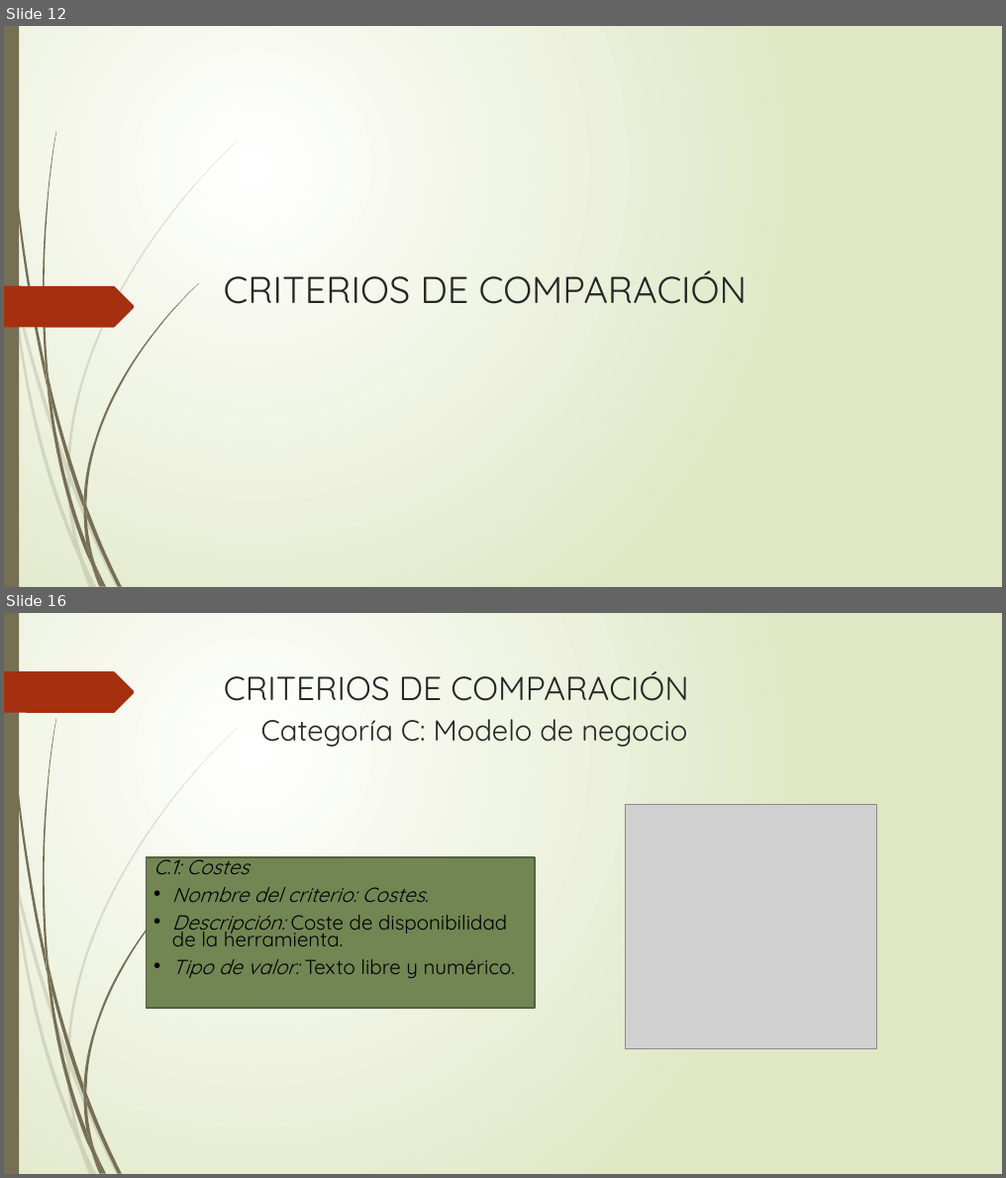
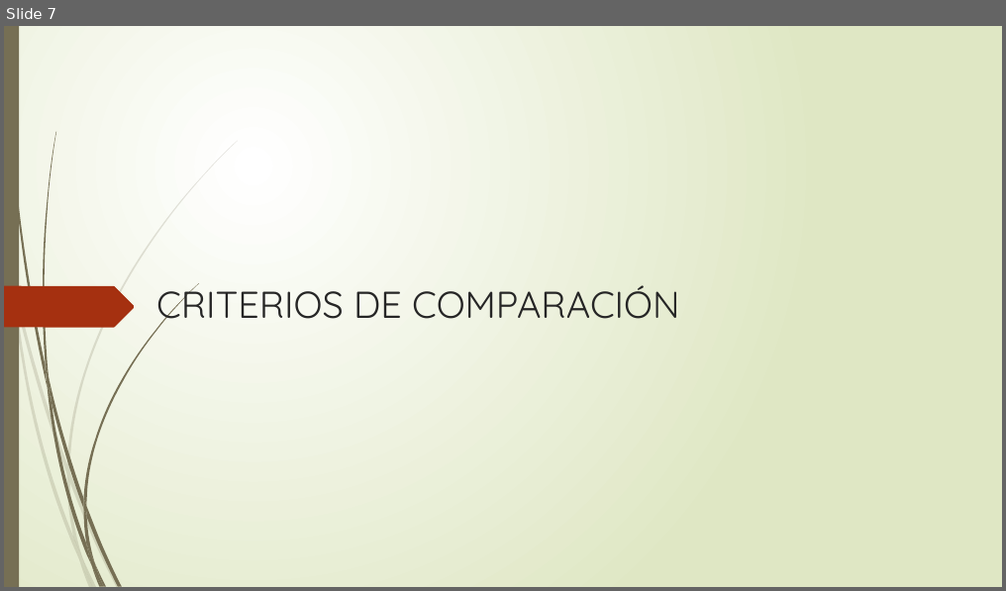
Before and after one commit to DiegoUAH/TG3, a slide deck: TG3_final.pptx. Shown one above the other, each under a label of ours: slides 12 and 16 before the commit, slide 7 after it; the slides between them are not shown. The pictures are 1006x1178 and 1006x591 pixels, drawn with LibreOffice and Linux fonts; fonts in the diff are those of the drawing; grey boxes stand for pictures. Boxes give left, top, right and bottom in pixels: in the first picture for what was removed or moved away, otherwise in the second. Text is boxed around its words. In the diff, an @@ line names an element or a change of style, - is before the commit and + after.

```diff
--- a/TG3_final.pptx
+++ b/TG3_final.pptx
@@ slide 16 removed at (x1=4, y1=613, x2=1002, y2=1174), background gradient #FFFFFF to #DFE8C4; not listed: 23 template elements that a slide beside it also shows @@
@@ freeform shape removed at (x1=4, y1=671, x2=135, y2=713) @@
@@ title removed at (x1=224, y1=671, x2=689, y2=747) @@
-CRITERIOS DE COMPARACIÓN
-Categoría C: Modelo de negocio
@@ picture removed at (x1=625, y1=804, x2=877, y2=1049) @@
@@ rectangle removed at (x1=147, y1=858, x2=535, y2=1008) @@
-C.1: Costes
-• Nombre del criterio: Costes.
-• Descripción: Coste de disponibilidad de la herramienta.
-• Tipo de valor: Texto libre y numérico.
@@ what was slide 12 is now slide 7 @@
@@ slide 7 changed as well @@
@@ text "CRITERIOS DE COMPARACIÓN" rewrapped from (x1=224, y1=271, x2=747, y2=304) to (x1=156, y1=283, x2=680, y2=328) @@
```
Also in this commit, not shown: 5 other slides changed, 18 slides added, 29 other slides removed.
